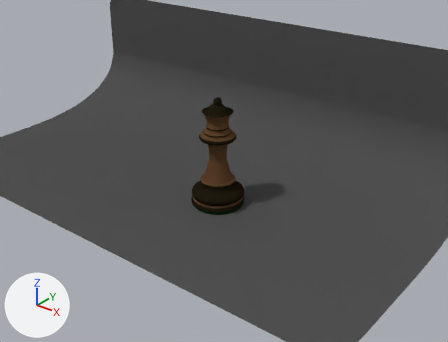
An edit to the Blender file Archive/Queen.blend, drawn before and after from the same camera.
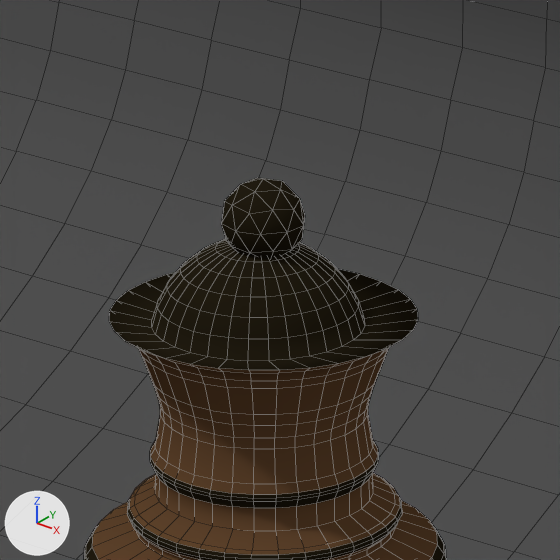
Each version appears first from a 50 mm lens placed at (24.81, -35.79, 25.34), pointed at (-3.66, -0.21, 3.28), and next in a close-up on the part from 42% to 55% of the width and 23% to 40% of the height. The axes (+X, +Y, +Z) are drawn at lower left. The lights are the same throughout. The close-ups show mesh edges as thin lines.

In view in the first close-up: 'Plane', 'Queen'.
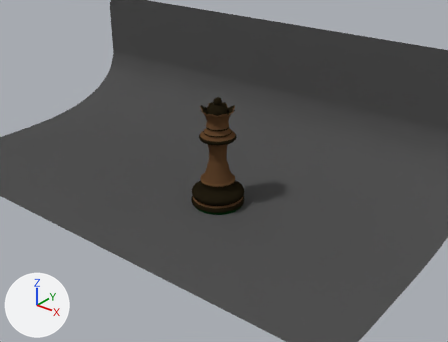
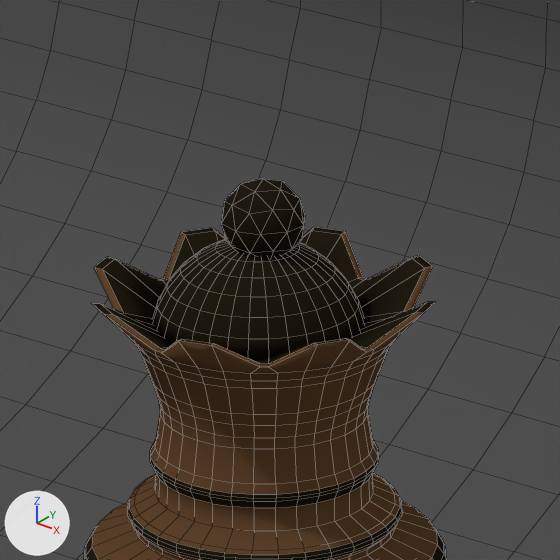
Commit message: Basic crown

Patch to the scene script:
```diff
--- a/Archive/Queen.blend.py
+++ b/Archive/Queen.blend.py
@@ me_cylinder @@
 # used by ob_queen; location = (-4.476, 0.0, 0.0); scale = (1.49, 1.49, 1.49)
-me_cylinder.from_pydata(...)  # 1962 vertices, 1992 faces; spans x -1.5..1.5, y -1.5..1.5, z 0.0..6.28
+me_cylinder.from_pydata(...)  # 2026 vertices, 2056 faces; spans x -1.5..1.5, y -1.5..1.5, z 0.0..6.28
+# me_cylinder part 1
+# 32 faces are deleted
+# 32 vertices move from x -0.85..0.85, y -0.85..0.85, z 5.49 to x -0.96..0.96, y -0.96..0.96, z 5.49..5.67
+# 64 vertices are added at x -0.91..0.91, y -0.91..0.91, z 5.44..5.66
+# 24 new faces join them, mat_medium_wood (its picture is missing)
+# 72 new faces join them, mat_dark_wood (its picture is missing)
 me_cylinder.materials.append(mat_dark_wood)
```

Location of each change, [x1, y1, x2, y2] in pixels of the close-ups (560 x 560 px):
part 1 of me_cylinder, built on: before [109, 269, 418, 374]; after [92, 227, 435, 374]
